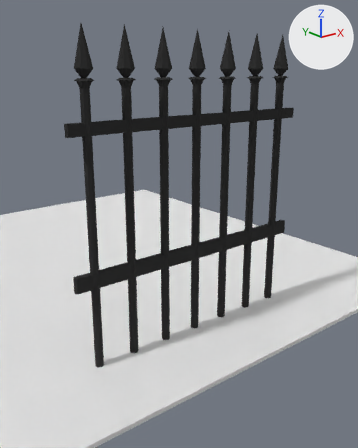
Before and after pictures for a commit that changed the Blender file door/door.blend.
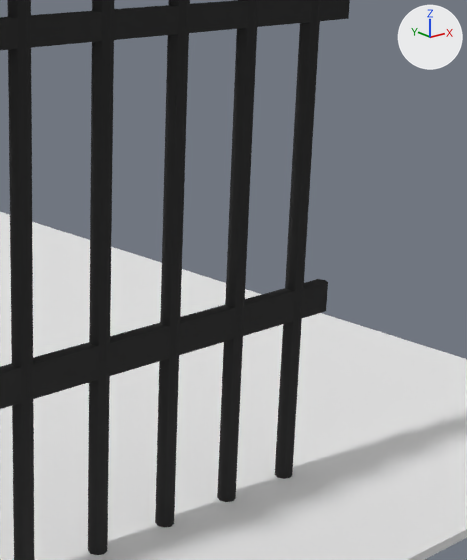
There are two pictures of each version: one whole from a camera (50 mm lens) standing at (-8.74, -16.76, 5.06) and looking at (-0.44, -6.38, 0.91), one close up on the part from 44% to 95% of the width and 25% to 74% of the height. The axes (+X, +Y, +Z) are drawn at upper right. The lights are the same throughout. Both versions are drawn at frame 21 of the action 'CubeAction'; the numbers are the values there.
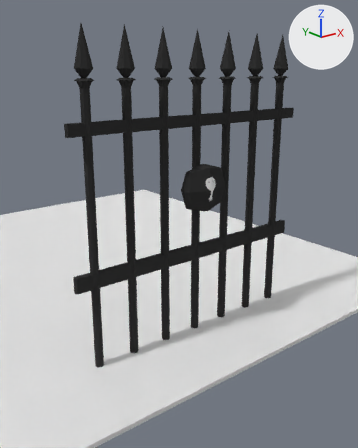
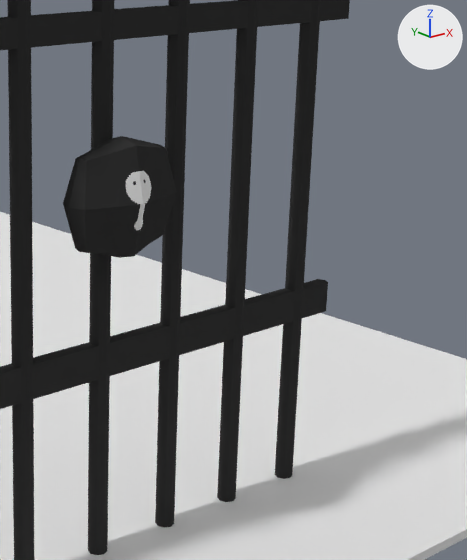
Where the change shows, as pixel boxes (x1, y1, x2, y2) in the close-ups (467 x 560 px):
'Cube', moved, turned (not visible before)
    after: (63, 136, 177, 258)

Patch to the scene script:
```diff
--- a/door/door.blend.py
+++ b/door/door.blend.py
@@ ob_cube @@
 ob_cube = bpy.data.objects.new('Cube', me_cube_001)
-ob_cube.location = (-2.67, -6.91, -3.65)
-ob_cube.rotation_euler = (0.0, -2.285, 0.0)  # degrees (0, -131, 0)
+ob_cube.location = (0.0, -6.91, 1.97)
```
